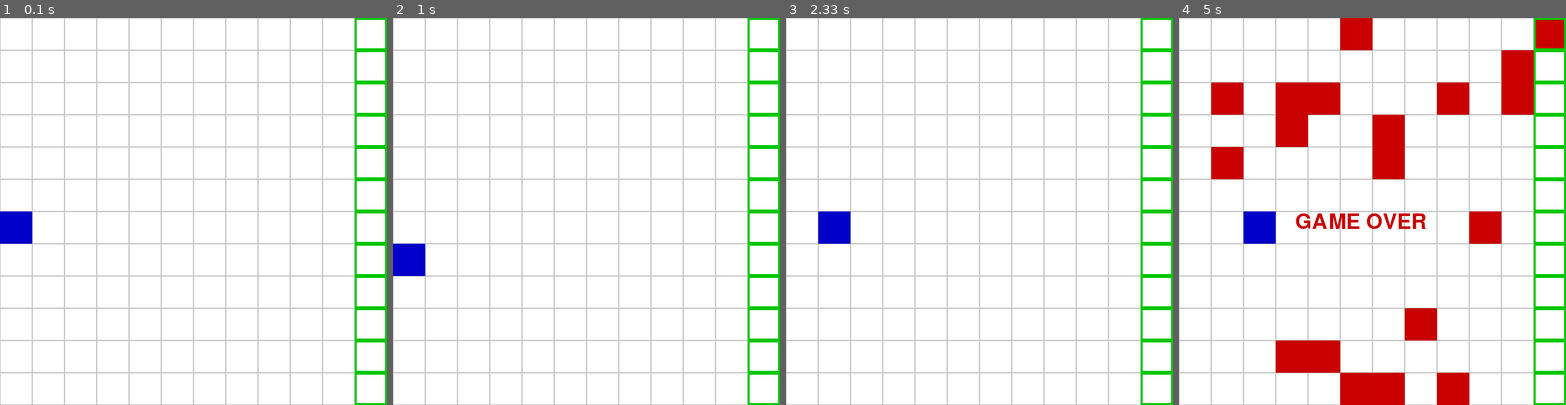
Above: before the commit, frames 1-4 (left to right).
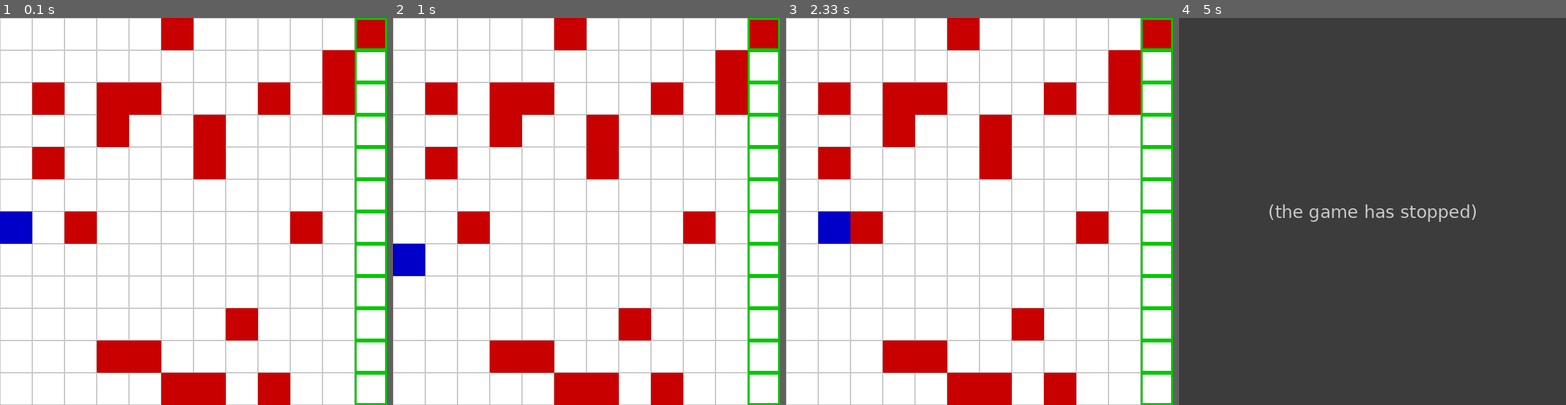
Above: after the commit, the same moments.

Repository: Reevan20/ItsReal-Hack-A-Bot
Game: pygame game, started from src/mineracer/game.py
The game is run twice, just before and just after one commit, with the same random seed, the same clock (stepped at 60 frames per second) and the same inputs.
Inputs:
- Up to frame 1 (0.1 s): no input
- Up to frame 2 (1 s): hold Left 0.33-0.87 s; hold Down from 0.9 s (still down)
- Up to frame 3 (2.33 s): release Down at 1.37 s; hold Up 1.83-2.2 s; hold Right from 2.23 s (still down)
- Up to frame 4 (5 s): release Right at 2.87 s; hold Down 2.9-3.27 s; hold Left 3.3-3.77 s; hold Right 3.8-4.27 s; hold Up 4.3-4.6 s; hold Right from 4.63 s (still down)

The runs differ from the first frame. In frame 1, 14% of the frame differs, in the area x 8-100%, y 0-100%; in frame 2, 14%; in frame 3, 14%; in frame 4, 100%, in the area x 0-100%, y 0-100%.
After the commit the program exited at 4.8 s; later frames show no game.

Commit message:
game working

Diff:
--- a/src/mineracer/game.py
+++ b/src/mineracer/game.py
@@ -36,7 +36,7 @@
 # Game loop
 running = True
 clock = pygame.time.Clock()
-font = pygame.font.SysFont(None, 48)
+# font = pygame.font.SysFont(None, 48)
 
 win = False
 lose = False
@@ -72,10 +72,9 @@
             pygame.draw.rect(screen, GRAY, rect, 1)
 
     # Draw mines (hidden until lose)
-    if lose:
-        for (mx, my) in mines:
-            rect = pygame.Rect(mx * CELL_SIZE, my * CELL_SIZE, CELL_SIZE, CELL_SIZE)
-            pygame.draw.rect(screen, RED, rect)
+    for (mx, my) in mines:
+        rect = pygame.Rect(mx * CELL_SIZE, my * CELL_SIZE, CELL_SIZE, CELL_SIZE)
+        pygame.draw.rect(screen, RED, rect)
 
     # Draw player
     rect = pygame.Rect(player_pos[0] * CELL_SIZE, player_pos[1] * CELL_SIZE, CELL_SIZE, CELL_SIZE)
@@ -86,15 +85,10 @@
         rect = pygame.Rect((COLS - 1) * CELL_SIZE, row * CELL_SIZE, CELL_SIZE, CELL_SIZE)
         pygame.draw.rect(screen, GREEN, rect, 3)
 
-    # Display messages
-    if win:
-        text = font.render("YOU WIN!", True, GREEN)
-        screen.blit(text, (WIDTH // 2 - 100, HEIGHT // 2))
-    elif lose:
-        text = font.render("GAME OVER", True, RED)
-        screen.blit(text, (WIDTH // 2 - 120, HEIGHT // 2))
-
     pygame.display.flip()
     clock.tick(10)
 
+    if win or lose:
+        running = False
+
 pygame.quit()
